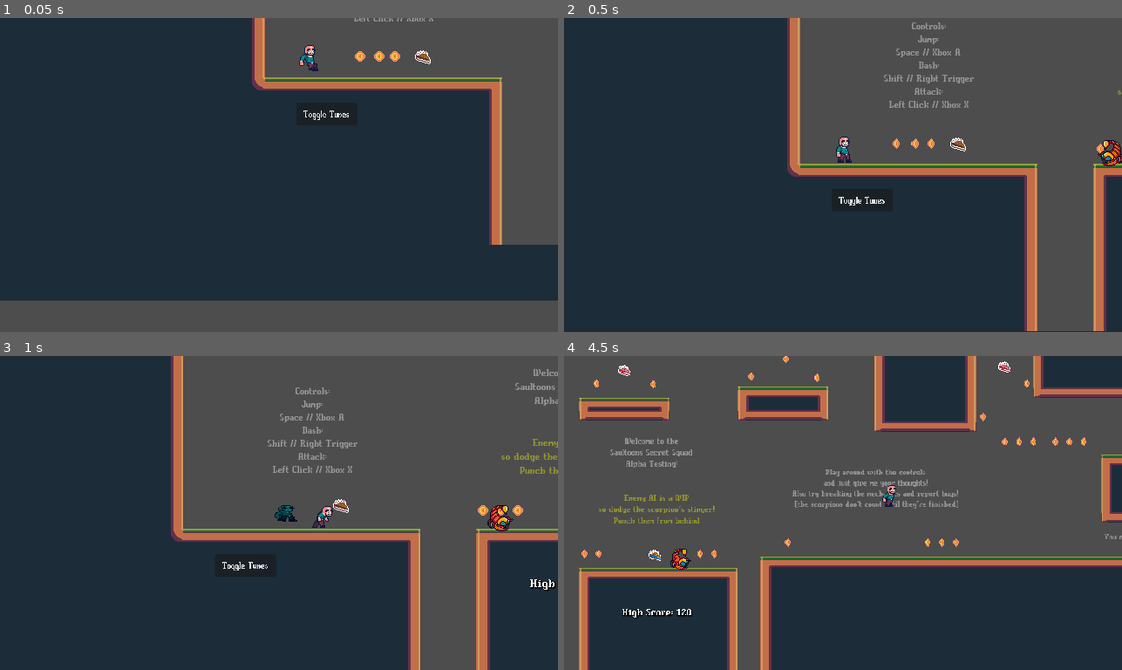
Above: before the commit, frames 1-4 (two rows, left to right).
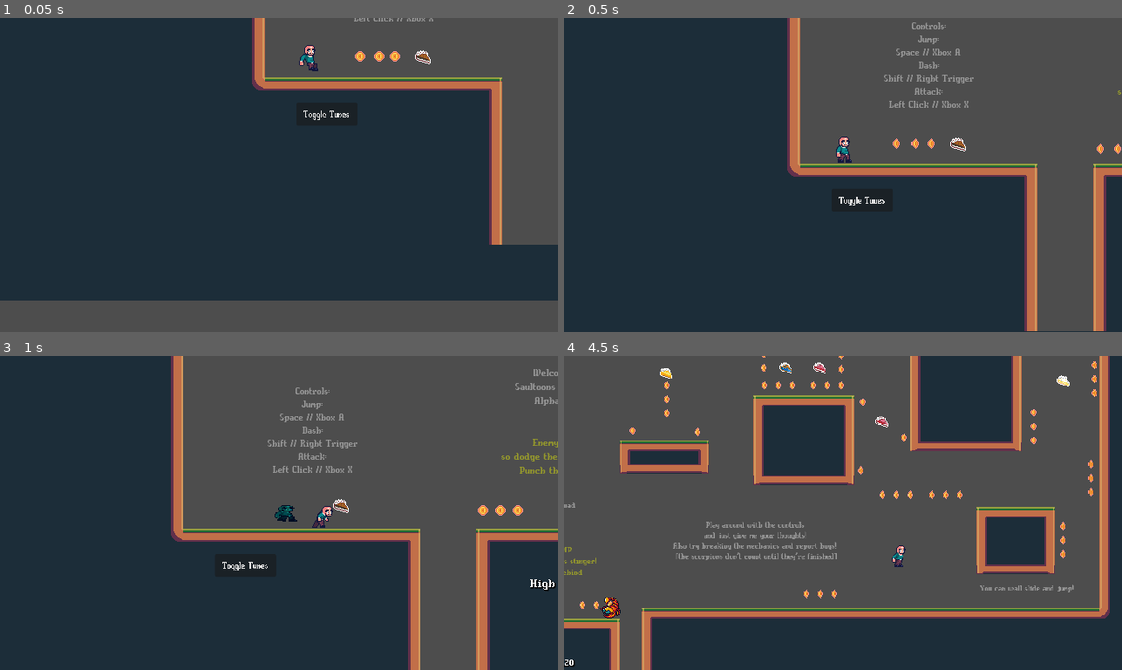
Above: after the commit, the same moments.

Repository: Aleiocus/The-Gallery-Heist
Game: Godot game, scene res://Scenes/Game/Levels/testing.tscn
The game is run twice, just before and just after one commit, with the same random seed, the same clock (stepped at 60 frames per second) and the same inputs.
Inputs (mouse positions are in pixels of both pictures, inside the frame that each line leads up to):
- Up to frame 1 (0.05 s): no input
- Up to frame 2 (0.5 s): no input
- Up to frame 3 (1 s): move the mouse to (401, 497) at 0.52 s; hold D (right) from 0.53 s (still down); tap Shift (dash) at 0.6 s; tap Space (jump) at 0.77, 0.8 s
- Up to frame 4 (4.5 s): tap Space (jump) at 1.07, 1.35, 1.52, 1.82, 2.3, 3.02, 3.32, 3.77, 3.8, 4.07, 4.35 s; move the mouse to (731, 528) at 1.27 s; tap Shift (dash) at 1.55, 2.85, 3.6 s; move the mouse to (898, 443) at 2.02 s; release D (right) at 2.03 s; hold A (left) 2.03-2.78 s; click (898, 443) at 2.1 s; move the mouse to (815, 575) at 2.77 s; hold D (right) 2.78-4.28 s; move the mouse to (1010, 560) at 3.52 s; move the mouse to (675, 465) at 4.27 s; hold A (left) from 4.28 s (still down)

Frame 1 is identical in both runs. In frame 2, 0.2% of the frame differs, in the area x 95-100%, y 38-48%; in frame 3, 0.2%; in frame 4, 43%, in the area x 0-100%, y 0-100%.

Commit message:
fixed scorpion AI issues, wall slide won't restore dash, minor adjustments

Diff:
--- a/Scenes/Characters/Enemies/scorpion.tscn
+++ b/Scenes/Characters/Enemies/scorpion.tscn
@@ -6,11 +6,21 @@
 [sub_resource type="LabelSettings" id="LabelSettings_0tth2"]
 font_size = 12
 
+[sub_resource type="RectangleShape2D" id="RectangleShape2D_t8onk"]
+size = Vector2(25, 19)
+
 [sub_resource type="RectangleShape2D" id="RectangleShape2D_bfry5"]
-size = Vector2(24.75, 18.5)
+size = Vector2(30, 12.625)
+
+[sub_resource type="RectangleShape2D" id="RectangleShape2D_blis6"]
+size = Vector2(7, 17)
 
 [node name="Scorpion" type="CharacterBody2D" groups=["Enemy"]]
 script = ExtResource("1_kehhd")
+_wander_speed = null
+_health = null
+_damage = null
+_knockback = null
 
 [node name="Label" type="Label" parent="."]
 visible = false
@@ -25,25 +35,31 @@
 [node name="Sprite" type="Sprite2D" parent="."]
 texture = ExtResource("1_f6vud")
 
-[node name="CollisionPolygon2D" type="CollisionPolygon2D" parent="."]
-visible = false
-polygon = PackedVector2Array(0, 11, 11, 11, 11, 2, 11, -1, 8, -4, 10, -8, 10, -13, 7, -16, -4, -16, -8, -14, -11, -11, -13, -7, -13, 1, -13, 3, -13, 11)
+[node name="CollisionShape2D" type="CollisionShape2D" parent="."]
+position = Vector2(-2.5, 5.5)
+shape = SubResource("RectangleShape2D_t8onk")
 
 [node name="Detectors" type="Node2D" parent="."]
 position = Vector2(-13, 0)
 
 [node name="GapDetectLeft" type="RayCast2D" parent="Detectors"]
-target_position = Vector2(0, 15)
+position = Vector2(-5, 0)
+target_position = Vector2(0, 18)
 
 [node name="GapDetectRight" type="RayCast2D" parent="Detectors"]
-position = Vector2(24, 0)
-target_position = Vector2(0, 15)
+position = Vector2(25, 0)
+target_position = Vector2(0, 18)
 
 [node name="Hurtbox" type="Area2D" parent="."]
-position = Vector2(4, -8)
+position = Vector2(0, -8)
 
-[node name="Box" type="CollisionShape2D" parent="Hurtbox"]
+[node name="Top" type="CollisionShape2D" parent="Hurtbox"]
+position = Vector2(0, -1.6875)
 shape = SubResource("RectangleShape2D_bfry5")
+
+[node name="Side" type="CollisionShape2D" parent="Hurtbox"]
+position = Vector2(12, 13)
+shape = SubResource("RectangleShape2D_blis6")
 
 [node name="TookHit" type="Timer" parent="."]
 wait_time = 0.5
--- a/Scenes/Characters/Saul/player.tscn
+++ b/Scenes/Characters/Saul/player.tscn
@@ -1,8 +1,7 @@
-[gd_scene load_steps=71 format=3 uid="uid://k2awgkbabx7v"]
+[gd_scene load_steps=69 format=3 uid="uid://k2awgkbabx7v"]
 
 [ext_resource type="Script" path="res://Scripts/Player Related/player.gd" id="1_mr0if"]
 [ext_resource type="PackedScene" uid="uid://yxxgx3h82w35" path="res://Scenes/Objects/dash_trail.tscn" id="2_5f8fx"]
-[ext_resource type="Texture2D" uid="uid://bub4c30sbpgw1" path="res://Resources/Textures/SaulSprites/Default.png" id="3_l6q1r"]
 [ext_resource type="AudioStream" uid="uid://cqinx1if47psh" path="res://Resources/Audio/SFX/jump2.wav" id="4_kn1s7"]
 [ext_resource type="AudioStream" uid="uid://dpg46pasbhqyu" path="res://Resources/Audio/SFX/jump1.wav" id="5_4b5h4"]
 [ext_resource type="AudioStream" uid="uid://bxe2502g4y2iv" path="res://Resources/Audio/SFX/dash.wav" id="5_jppin"]
@@ -27,10 +26,6 @@
 [ext_resource type="Texture2D" uid="uid://djjnknhd3px7v" path="res://Resources/Textures/SaulSprites/Wall_Jump (AddinSachen)-Sheet.png" id="21_gdhq3"]
 [ext_resource type="PackedScene" uid="uid://l5aj8nwgghqe" path="res://Scenes/Objects/dust_trail.tscn" id="26_2xccu"]
 
-[sub_resource type="Curve" id="Curve_7ja0l"]
-_data = [Vector2(0, 0.622642), 0.0, 0.116019, 0, 0, Vector2(0.525, 0.954717), -0.234801, -0.234801, 0, 0, Vector2(1, 1), 1.2938, 0.0, 0, 0]
-point_count = 3
-
 [sub_resource type="AudioStreamRandomizer" id="AudioStreamRandomizer_2odja"]
 streams_count = 2
 stream_0/stream = ExtResource("5_4b5h4")
@@ -378,12 +373,6 @@
 script = ExtResource("1_mr0if")
 
 [node name="DashTrail" parent="." instance=ExtResource("2_5f8fx")]
-width = 20.0
-width_curve = SubResource("Curve_7ja0l")
-default_color = Color(0.0431373, 0.541176, 0.560784, 1)
-texture = ExtResource("3_l6q1r")
-texture_mode = 2
-_max_length = 20
 
 [node name="Timers" type="Node2D" parent="."]
 
@@ -533,7 +522,6 @@
 visible = false
 position = Vector2(0, 15)
 amount = 30
-emission_sphere_radius = 4.0
 
 [connection signal="timeout" from="Timers/TookHit" to="." method="_on_took_hit_timeout"]
 [connection signal="body_entered" from="Hitbox" to="Hitbox" method="_on_body_entered"]
--- a/Scenes/Game/Levels/testing.tscn
+++ b/Scenes/Game/Levels/testing.tscn
@@ -450,7 +450,7 @@
 position = Vector2(762, -231)
 _trigger_state = 1
 _target_zoom = Vector2(0.8, 0.8)
-_clamped_limits = Rect2(966, -600, 966, 0)
+_clamped_limits = Rect2(966, -655, 966, -212)
 
 [node name="CollisionShape2D" type="CollisionShape2D" parent="CameraTriggers/CameraTrigger2" index="0"]
 position = Vector2(0, -240.5)
@@ -459,7 +459,7 @@
 [node name="CameraTrigger3" parent="CameraTriggers" index="2" instance=ExtResource("3_guy7c")]
 position = Vector2(378, -346)
 _target_zoom = Vector2(0.5, 0.5)
-_idle_position = Vector2(370, -420)
+_idle_position = Vector2(370, -541)
 
 [node name="CollisionShape2D" type="CollisionShape2D" parent="CameraTriggers/CameraTrigger3" index="0"]
 position = Vector2(-9, 0)
--- a/Scenes/Objects/dash_trail.tscn
+++ b/Scenes/Objects/dash_trail.tscn
@@ -1,11 +1,22 @@
-[gd_scene load_steps=2 format=3 uid="uid://yxxgx3h82w35"]
+[gd_scene load_steps=4 format=3 uid="uid://yxxgx3h82w35"]
 
 [ext_resource type="Script" path="res://Scenes/Objects/dash_trail.gd" id="1_cb0hb"]
+[ext_resource type="Texture2D" uid="uid://bub4c30sbpgw1" path="res://Resources/Textures/SaulSprites/Default.png" id="1_f3gxo"]
+
+[sub_resource type="Curve" id="Curve_42f35"]
+_data = [Vector2(0, 0.622642), 0.0, 0.116019, 0, 0, Vector2(0.525, 0.954717), -0.234801, -0.234801, 0, 0, Vector2(1, 1), 1.2938, 0.0, 0, 0]
+point_count = 3
 
 [node name="DashTrail" type="Line2D"]
+width = 20.0
+width_curve = SubResource("Curve_42f35")
+default_color = Color(0.0431373, 0.541176, 0.560784, 1)
+texture = ExtResource("1_f3gxo")
+texture_mode = 2
 begin_cap_mode = 1
 end_cap_mode = 1
 script = ExtResource("1_cb0hb")
+_max_length = 20
 
 [node name="PointTimer" type="Timer" parent="."]
 wait_time = 0.05
--- a/Scenes/Objects/dust_trail.tscn
+++ b/Scenes/Objects/dust_trail.tscn
@@ -1,10 +1,18 @@
-[gd_scene format=3 uid="uid://l5aj8nwgghqe"]
+[gd_scene load_steps=2 format=3 uid="uid://l5aj8nwgghqe"]
 
-[node name="DustTrail" type="CPUParticles2D"]
-amount = 15
+[sub_resource type="ParticleProcessMaterial" id="ParticleProcessMaterial_v2bda"]
+particle_flag_disable_z = true
+emission_shape = 1
+emission_sphere_radius = 4.0
+direction = Vector3(-1, 0, 0)
+spread = 5.0
+initial_velocity_min = 100.0
+initial_velocity_max = 120.0
+gravity = Vector3(0, 0, 0)
+damping_min = 70.0
+damping_max = 70.0
+
+[node name="DustTrail" type="GPUParticles2D"]
+amount = 40
+process_material = SubResource("ParticleProcessMaterial_v2bda")
 lifetime = 2.0
-speed_scale = 2.0
-emission_shape = 1
-emission_sphere_radius = 10.0
-direction = Vector2(-1, 0)
-gravity = Vector2(-50, 0)
--- a/Scripts/Artwork System/artwork_placed.gd
+++ b/Scripts/Artwork System/artwork_placed.gd
@@ -1,8 +1,8 @@
 @tool
 extends Area2D
 
-@onready var sprite = $Sprite
-@onready var shape = $Shape
+@onready var sprite : Sprite2D = $Sprite
+@onready var shape : CollisionShape2D = $Shape
 @export var art_data : ArtData :
 	set(value):
 		if art_data != null:
--- a/Scripts/Enemy behavior/scorpion.gd
+++ b/Scripts/Enemy behavior/scorpion.gd
@@ -1,103 +1,104 @@
 extends CharacterBody2D
 
+signal give_score(amount : float)
+
 @export var _wander_speed : float = 50.0
+@export var _health: float = 2.0
+@export var _damage : float = 1.0
+@export var _knockback : float = 80.0
+
+@onready var _label : Label = $Label
+@onready var _sprite : Sprite2D = $Sprite
+@onready var _gap_detect_left : RayCast2D = $Detectors/GapDetectLeft
+@onready var _gap_detect_right : RayCast2D = $Detectors/GapDetectRight
+@onready var _hurtbox : Area2D = $Hurtbox
+@onready var _took_hit_timer : Timer = $TookHit
+
 var _gravity : int = ProjectSettings.get_setting("physics/2d/default_gravity")
 var _state_machine : StateMachine = StateMachine.new()
-@onready var _label = $Label
-var _move_direction
 var _wander_time : float
-@onready var _sprite = $Sprite
-@onready var _gap_detect_left = $Detectors/GapDetectLeft
-@onready var _gap_detect_right = $Detectors/GapDetectRight
-@onready var hurtbox = $Hurtbox
-var _facing_right : bool = true
-@export var _health: float = 2.0
+var _x_direction : int = 1
 var _taking_hit : bool = false
-@onready var took_hit = $TookHit
 const _pop_up : float = 60.0
-var _direction
-@export var _damage : float = 1.0
-@export var _knockback : float = 80.0
-signal give_score(amount)
+const _push_back_force : float = 100.0
+const _min_wander_time : float = 1.0
+const _max_wander_time : float = 7.0
 
 func _ready():
-	_state_machine.add_state("wander", Callable(), Callable(), Callable(),_state_wander_ph_process)
-	_state_machine.add_state("found_player", Callable(), Callable(), Callable(),_state_found_player_ph_process)
-	_state_machine.add_state("just_lost_player", Callable(), Callable(), Callable(), _state_just_lost_player_ph_process)
+	_gap_detect_left.add_exception(self)
+	_gap_detect_right.add_exception(self)
+
+	_state_machine.add_state("wander", _state_wander_switch_to, Callable(), Callable(), _state_wander_ph_process)
+	_state_machine.add_state("found_player", Callable(), Callable(), Callable(), _state_found_player_ph_process)
 	_state_machine.change_state("wander")
 
 func _process(delta : float):
 	_state_machine.state_process(delta)
+
 	_label.text = str("State: ", _state_machine.get_current_state())
-	if velocity.x > 0 :
+
+	if _x_direction == 1:
 		_sprite.flip_h = false
-		_facing_right = true
-		hurtbox.position = Vector2(4,-8)
-	else:
+		_hurtbox.scale.x = 1
+	elif _x_direction == -1:
 		_sprite.flip_h = true
-		_facing_right = false
-		hurtbox.position = Vector2(-4,-8)
-	if _facing_right == true:
-		_direction = 1
-	else:
-		_direction = -1
-	if global_position.y > 100 :
+		_hurtbox.scale.x = -1
+
+	if global_position.y > Level.death_height_y:
 		give_score.emit(10)
 		queue_free()
 
-func take_damage(amount, force, direction : float):
+# TODO: we need a component that handles damage and knockback instead of rewritting this for
+#       every damage taking object, should also handle damage cooldown
+func take_damage(amount : int, force : float, direction : int):
 	_taking_hit = true
 	if _health > 0:
 		_health = _health - amount
 		velocity.x = (velocity.x + force) * direction
 		velocity.y = -_pop_up
-	if _health <= 0:
+		_took_hit_timer.start()
+	else:
 		give_score.emit(10)
 		queue_free()
-	took_hit.start()
 
 func _physics_process(delta : float):
 	_state_machine.state_physics_process(delta)
+
+func _state_wander_switch_to(from : StringName):
+	_wander_time = randf_range(_min_wander_time, _max_wander_time)
+
+func _state_wander_ph_process(delta: float):
 	if not is_on_floor():
 		velocity.y += _gravity * delta
 
-func _state_wander_ph_process(delta: float):
-	if _wander_time > 0:
-		_wander_time -= delta
+	_wander_time = max(_wander_time - delta, 0.0)
+	if _wander_time == 0.0:
+		_wander_time = randf_range(_min_wander_time, _max_wander_time)
+		if randi_range(0, 1) == 0:
+			_x_direction = -_x_direction
 
-	else:
-		_randomize_wander()
-	if _taking_hit == false :
-		velocity.x = _move_direction * _wander_speed
-	if (_gap_detect_left.is_colliding() == false\
-	or _gap_detect_right.is_colliding() == false)\
-	and is_on_floor():
-		_flip()
+	if _taking_hit == false:
+		velocity.x = _x_direction * _wander_speed
+
+	if is_on_floor():
+		var velocity_sign : int = sign(velocity.x)
+		# TODO: we flip direction when a fall is detected but not when a wall is detected
+		if ((velocity_sign == 1 && _gap_detect_right.is_colliding() == false) ||
+		(velocity_sign == -1 && _gap_detect_left.is_colliding() == false)):
+			_x_direction = -_x_direction
 
 	move_and_slide()
 
 func _state_found_player_ph_process(delta: float):
-	pass
+	if not is_on_floor():
+		velocity.y += _gravity * delta
 
-func _state_just_lost_player_ph_process(delta: float):
-	pass
-
-func _flip ():
-	if _facing_right == true:
-		_move_direction = -1
-	if _facing_right == false:
-		_move_direction = 1
-
-func _randomize_wander():
-	_move_direction = randf_range(-2,2)
-	_wander_time = randf_range(1,7)
-
-func _on_hurtbox_body_entered(body):
+func _on_hurtbox_body_entered(body : Node2D):
 	if body.is_in_group("Player"):
 		_taking_hit = true
-		took_hit.start()
-		body.take_damage(_damage, _knockback, _direction)
-		velocity.x = 100 * -_direction
+		_took_hit_timer.start()
+		body.take_damage(_damage, _knockback, _x_direction)
+		velocity.x = _push_back_force * -_x_direction
 		velocity.y = -_pop_up
 
 func _on_took_hit_timeout():
--- a/Scripts/Level Scripts/level.gd
+++ b/Scripts/Level Scripts/level.gd
@@ -6,17 +6,12 @@
 #       dialogue player object
 #       music
 #       pausing
-const _death_height_y : float = 0.0
+const death_height_y : float = 0.0
 
 
 func _ready():
 	World.level = self
 	World.player.died.connect(_on_player_died)
 
-func _process(delta : float):
-	# Fell off the world
-	if World.player.global_position.y > _death_height_y:
-		World.player.take_damage(0, 0.0, 0, true)
-
 func _on_player_died():
 	SceneManager.restart_scene()
--- a/Scripts/Level Scripts/testing.gd
+++ b/Scripts/Level Scripts/testing.gd
@@ -16,7 +16,6 @@
 	player.get_score(amount)
 
 func _process(delta : float):
-	super._process(delta)
 	high_score = World.high_score
 	label.text = str("High Score: ", high_score, "0")
 
--- a/Scripts/Player Related/player.gd
+++ b/Scripts/Player Related/player.gd
@@ -3,58 +3,60 @@
 
 signal died
 
+@onready var _cling_time : Timer = $Timers/ClingTime
+@onready var _coyote_timer : Timer = $Timers/CoyoteTimer
+@onready var _jump_buffer_timer : Timer = $Timers/JumpBufferTimer
+@onready var _dash_cooldown : Timer = $Timers/DashCooldown
+@onready var _dash_timer : Timer = $Timers/DashTimer
+@onready var _dash_trail : Line2D = $DashTrail
+@onready var _dust_trail : GPUParticles2D = $DustTrail
+@onready var _slide_delay : Timer = $Timers/SlideDelay
+@onready var _detect_right : RayCast2D = $Detection/Right
+@onready var _detect_left : RayCast2D = $Detection/Left
+@onready var _label : Label = $Label
+@onready var _score : Label = $Score
+@onready var _dash_feedback : Label = $DashFeedback
+@onready var _hitbox : Area2D = $Hitbox
+@onready var _health_feedback : Label = $HealthFeedback
+@onready var _sfx : Dictionary = {
+	# TODO: some sounds are not the responsability of this class like coin sfx
+	"jump":$SFX/Jump, "dash":$SFX/Dash, "hit_wall":$SFX/HitWall, "coin_pickup":$SFX/CoinPickup,
+	"hurt":$SFX/Hurt, "pie_pickup":$SFX/PiePickup, "hit":$SFX/Hit, "hit_confirm":$SFX/HitConfirm, "damage":$SFX/Damage,
+	"game_over":$SFX/GameOver
+}
+@onready var _took_hit : Timer = $Timers/TookHit
+@onready var _sprite : AnimatedSprite2D = $Sprite
+# TEMP
+@onready var _attack_sprite : Sprite2D = $Hitbox/AttackSprite
+
 # Set Variables for overall control feel
+var _direction : Vector2
 const _max_move_speed : float = 250.0
 const _accel : float = 450.0
 const _decel : float = 600.0
 const _jump_force : float = 260.0
 const _run_anim_threshold : float = 150.0
 var _gravity : int = ProjectSettings.get_setting("physics/2d/default_gravity")
-const _wall_jump_force : float = 260
-const _pushoff_force : float = 200.0
 const _hit_time : float = 0.2
 var _hit_timer : float = _hit_time
+const _slide_speed : float = 60
+var _pop_up : float = 50
 
 var _can_dash : bool = true
+var _dash_direction : Vector2
 const _dash_speed: float = 300
 const _dash_decel: float = 1000
 const _dash_shake_duration : float = 0.2
 
-const _slide_speed : float = 60
-var _pop_up : float = 50
-
-var _player_health : int = 2
+const _wall_jump_force : float = 260
+const _pushoff_force : float = 200.0
+
+const _max_health : int = 2
+var _health : int = _max_health
 const _damage_shake_duration : float = 0.3
-var _player_score = 0
-
-var _direction : Vector2
-var _last_direction : Vector2
+var _player_score : float = 0
+
 var _taking_hit : bool = false
-@onready var _cling_time = $Timers/ClingTime
-@onready var _coyote_timer : Timer = $Timers/CoyoteTimer
-@onready var _jump_buffer_timer : Timer = $Timers/JumpBufferTimer
-@onready var _dash_cooldown = $Timers/DashCooldown
-@onready var _dash_timer : Timer = $Timers/DashTimer
-@onready var _dash_trail : Line2D = $DashTrail
-@onready var _dust_trail = $DustTrail
-@onready var _slide_delay = $Timers/SlideDelay
-@onready var _detect_right = $Detection/Right
-@onready var _detect_left = $Detection/Left
-@onready var _label = $Label
-@onready var _score = $Score
-@onready var _dash_feedback = $DashFeedback
-@onready var _hitbox = $Hitbox
-@onready var _health_feedback = $HealthFeedback
-@onready var _sfx : Dictionary = {
-	# TODO: some sounds are not the responsability of this class like coin sfx
-	"jump":$SFX/Jump, "dash":$SFX/Dash, "hit_wall":$SFX/HitWall, "coin_pickup":$SFX/CoinPickup,
-	"hurt":$SFX/Hurt, "pie_pickup":$SFX/PiePickup, "hit":$SFX/Hit, "hit_confirm":$SFX/HitConfirm, "damage":$SFX/Damage,
-	"game_over":$SFX/GameOver
-}
-@onready var _took_hit = $Timers/TookHit
-@onready var _sprite : AnimatedSprite2D = $Sprite
-# TEMP
-@onready var _attack_sprite = $Hitbox/AttackSprite
 
 var _state_machine : StateMachine = StateMachine.new()
 
@@ -77,13 +79,17 @@
 
 	_label.text = str("State: ", _state_machine.get_current_state())
 	_dash_feedback.text = str("Can_Dash: ", _can_dash)
-	_health_feedback.text = str("Health: ", _player_health, "/3")
+	_health_feedback.text = str("Health: ", _health, "/", _max_health)
 
 func _physics_process(delta : float):
 	_state_machine.state_physics_process(delta)
 	# putting direction here because it is used in multiple instances and I can't find a
 	# easy way to pass it through states.
 	_direction = Vector2(Input.get_axis("left", "right"), Input.get_axis("up", "down"))
+
+	# Fell off the world
+	if global_position.y > Level.death_height_y:
+		take_damage(0, 0.0, 0, true)
 
 func get_score(amount : float):
 	_player_score += amount
@@ -91,24 +97,24 @@
 	_sfx["coin_pickup"].play()
 	if amount > 1 :
 		_sfx["pie_pickup"].play()
-		if _player_health < 3:
-			_player_health += 1
+		if _health < _max_health:
+			_health += 1
 	World.current_score = _player_score
 
 func take_damage(amount : int, force : float, direction : int, is_one_shot : bool = false):
 	_taking_hit = true
 	if is_one_shot:
-		_player_health = 0
-	else:
-		_player_health -= amount
-
-	if _player_health > 0:
+		_health = 0
+	else:
+		_health -= amount
+
+	if _health > 0:
 		velocity.x = (velocity.x + force) * direction
 		velocity.y = -_pop_up
 		World.level_camera.shake(LevelCamera.ShakeLevel.low, _damage_shake_duration)
 		_sfx["damage"].play()
 
-	elif _player_health <= 0:
+	else:
 		# die
 		_sfx["game_over"].play()
 		died.emit()
@@ -177,6 +183,7 @@
 		if _jump_buffer_timer.is_stopped() == false:
 			velocity.y = -_jump_force
 
+	# TODO: is_on_wall is true when climbing on other bodies like scorpion (if hurtbox is off) :')
 	if is_on_wall() == true \
 		and is_on_floor() == false\
 		and _slide_delay.is_stopped() \
@@ -190,7 +197,7 @@
 		_can_dash = true
 
 	if Input.is_action_just_pressed("dash") && _can_dash && _direction:
-		_last_direction = _direction
+		_dash_direction = _direction
 		_state_machine.change_state("dash")
 		return
 
@@ -201,7 +208,6 @@
 		_state_machine.change_state("attack")
 
 func _state_wall_slide_switch_to(from : StringName):
-	_can_dash = true
 	_play_animation("Cling")
 	_cling_time.start()
 	velocity = Vector2(0,0)
@@ -210,6 +216,7 @@
 	if _cling_time.is_stopped():
 		_play_animation("Sliding")
 		velocity.y = _slide_speed
+
 	if Input.is_action_just_pressed("jump") :
 		_sfx["jump"].play()
 		_slide_delay.start()
@@ -243,8 +250,8 @@
 func _state_dash_ph_process(delta: float):
 	# Trying to reduce the power of vertical dashes, which affect diagonal
 	# dashes
-	velocity.x = _dash_speed * _last_direction.x
-	velocity.y = (_dash_speed * _last_direction.y) * 0.8
+	velocity.x = _dash_speed * _dash_direction.x
+	velocity.y = (_dash_speed * _dash_direction.y) * 0.8
 
 	move_and_slide()
 
Not shown: 1 places in Scenes/Characters/Enemies/scorpion.tscn that only renumber resources
